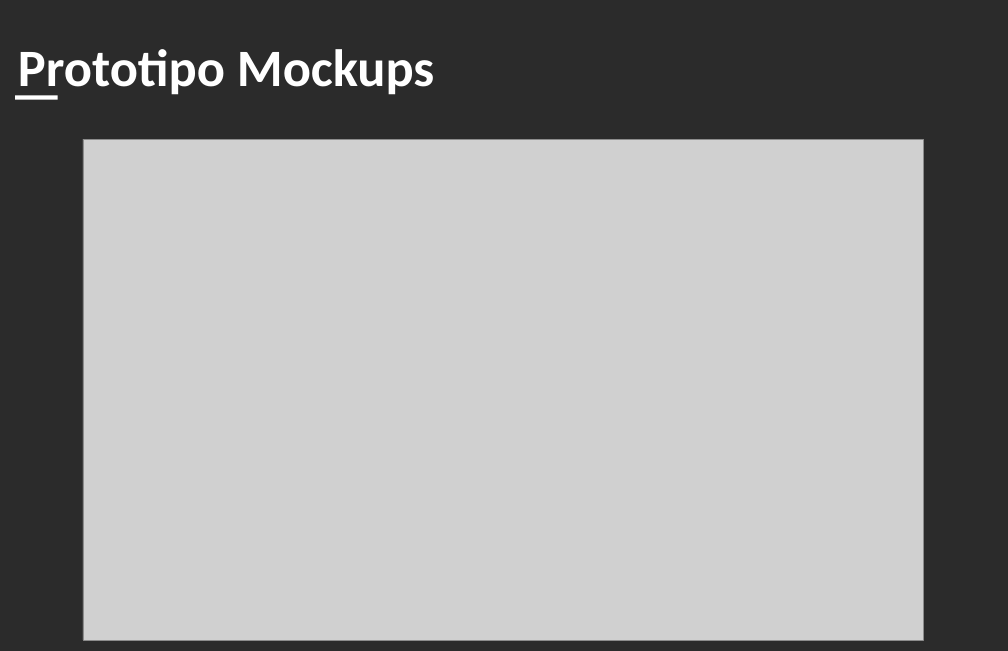
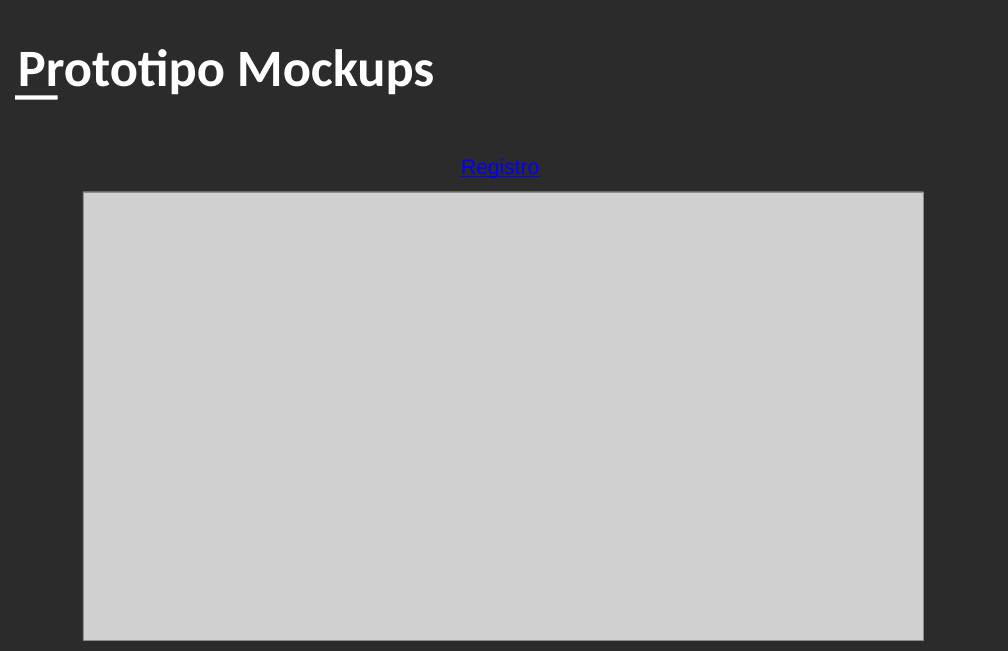
Before and after one commit to juanpa2723/INVENTARIO, a slide deck: slide 41 of Proyecto Inventario/Proyecto Inventario.pptx. Drawn at 1008x651 pixels with LibreOffice and Linux fonts; fonts in the diff are those of the drawing; grey boxes stand for pictures; background and template pictures are left out; a plain dark background stands for a picture behind light text. Boxes give left, top, right and bottom in pixels: in the first picture for what was removed or moved away, otherwise in the second. Text is boxed around its words. In the diff, an @@ line names an element or a change of style, - is before the commit and + after.

```diff
--- a/Proyecto Inventario/Proyecto Inventario.pptx
+++ b/Proyecto Inventario/Proyecto Inventario.pptx
@@ text added at bbox=[461, 158, 539, 178], 40 pt, text #0000FF, underline @@
+Registro
@@ picture: place and size @@
-picture at bbox=[83, 139, 923, 640]
+picture at bbox=[83, 192, 923, 640]
```
Also in this commit, not shown: 3 other slides changed.
